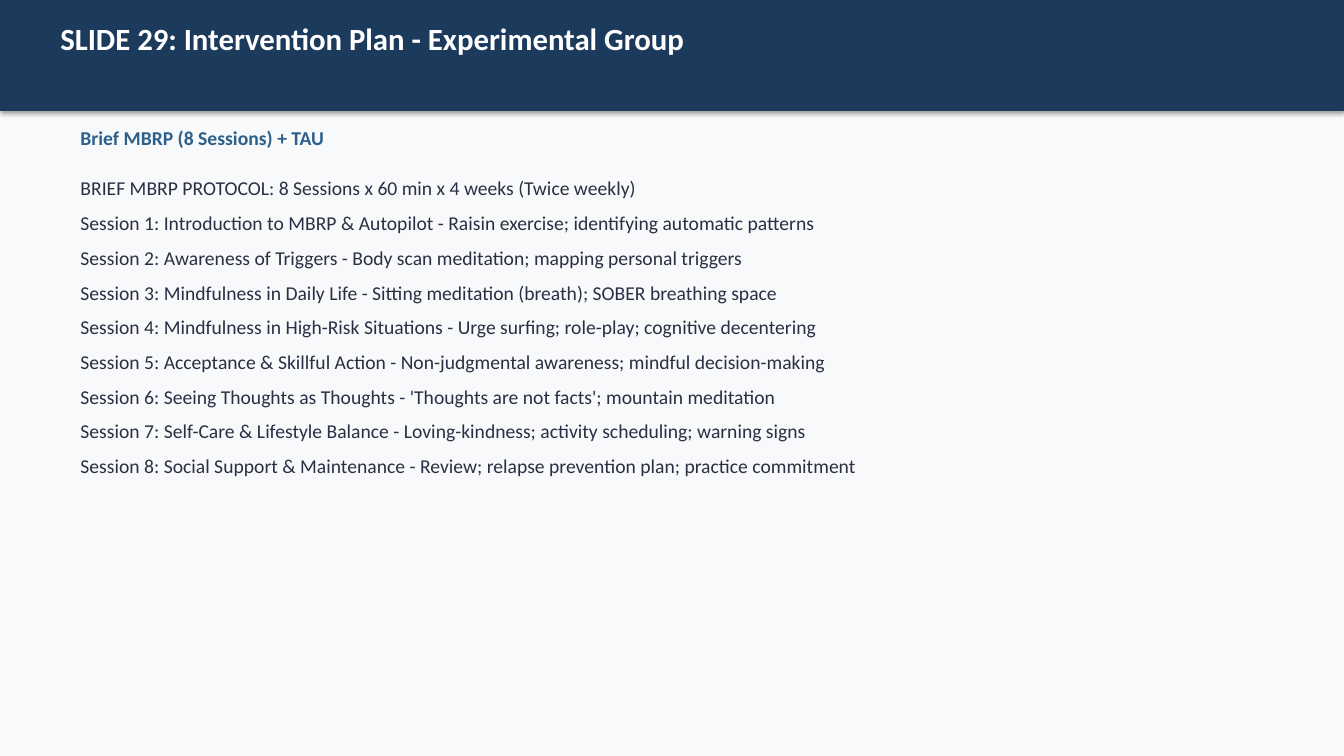
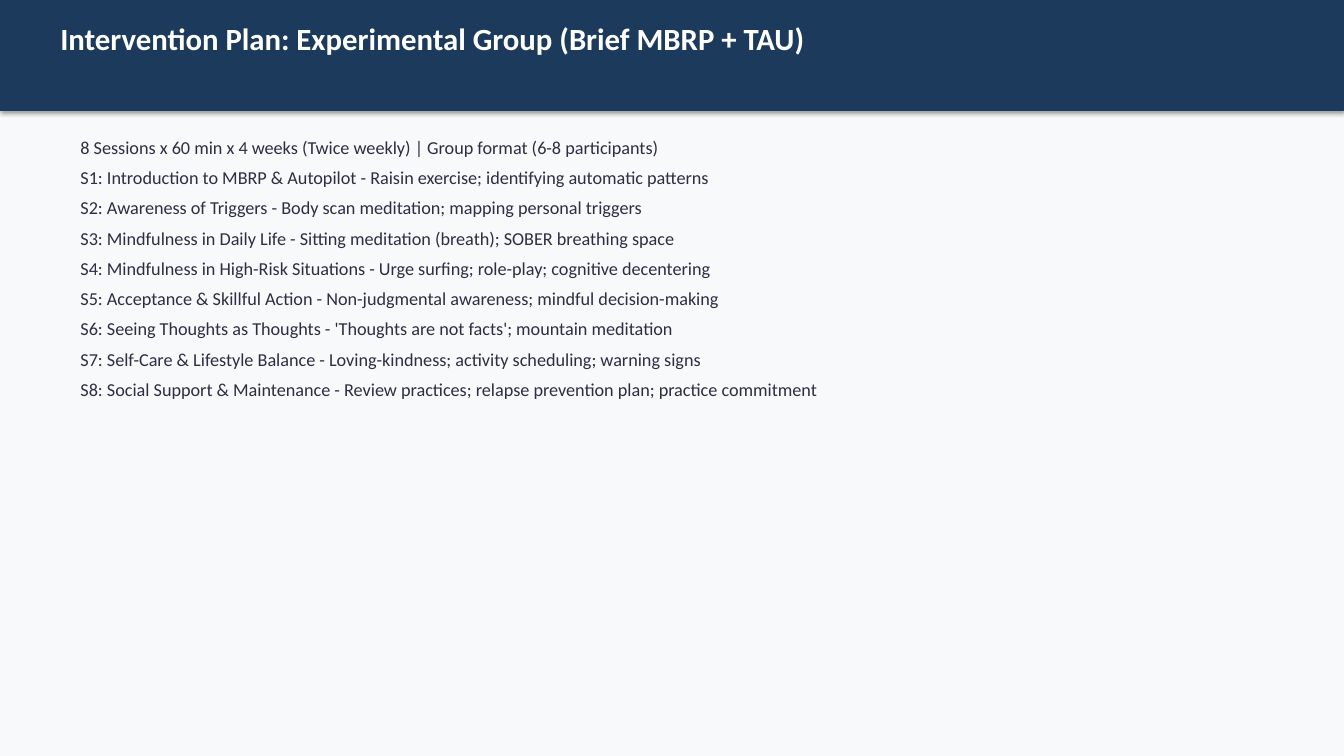
Before and after one commit to tejasdangodra786-byte/Dango-kiro, a slide deck: slide 27 of MBRP_Research_Synopsis_PPT.pptx (slide 29 before the commit). Drawn at 1344x756 pixels with LibreOffice and Linux fonts; fonts in the diff are those of the drawing. Boxes give left, top, right and bottom in pixels: in the first picture for what was removed or moved away, otherwise in the second. Text is boxed around its words. In the diff, an @@ line names an element or a change of style, - is before the commit and + after.

Commit message:
Update PPT: Literature Review now 5 detailed paragraph-style slides (38 slides total)

```diff
--- a/MBRP_Research_Synopsis_PPT.pptx
+++ b/MBRP_Research_Synopsis_PPT.pptx
@@ text at box(60, 27, 805, 55): text changed @@
-SLIDE 29: Intervention Plan - Experimental Group
+Intervention Plan: Experimental Group (Brief MBRP + TAU)
@@ text at box(80, 141, 817, 399): text changed; size 14 to 13 pt @@
-BRIEF MBRP PROTOCOL: 8 Sessions x 60 min x 4 weeks (Twice weekly)
-Session 1: Introduction to MBRP & Autopilot - Raisin exercise; identifying automatic patterns
-Session 2: Awareness of Triggers - Body scan meditation; mapping personal triggers
-Session 3: Mindfulness in Daily Life - Sitting meditation (breath); SOBER breathing space
-Session 4: Mindfulness in High-Risk Situations - Urge surfing; role-play; cognitive decentering
-Session 5: Acceptance & Skillful Action - Non-judgmental awareness; mindful decision-making
-Session 6: Seeing Thoughts as Thoughts - 'Thoughts are not facts'; mountain meditation
-Session 7: Self-Care & Lifestyle Balance - Loving-kindness; activity scheduling; warning signs
-Session 8: Social Support & Maintenance - Review; relapse prevention plan; practice commitment
+8 Sessions x 60 min x 4 weeks (Twice weekly) | Group format (6-8 participants)
+S1: Introduction to MBRP & Autopilot - Raisin exercise; identifying automatic patterns
+S2: Awareness of Triggers - Body scan meditation; mapping personal triggers
+S3: Mindfulness in Daily Life - Sitting meditation (breath); SOBER breathing space
+S4: Mindfulness in High-Risk Situations - Urge surfing; role-play; cognitive decentering
+S5: Acceptance & Skillful Action - Non-judgmental awareness; mindful decision-making
+S6: Seeing Thoughts as Thoughts - 'Thoughts are not facts'; mountain meditation
+S7: Self-Care & Lifestyle Balance - Loving-kindness; activity scheduling; warning signs
+S8: Social Support & Maintenance - Review practices; relapse prevention plan; practice commitment
@@ text removed at box(80, 130, 324, 148) @@
-Brief MBRP (8 Sessions) + TAU
```
Also in this commit, not shown: 33 other slides changed, 4 slides added, 6 slides removed, 1 other file.
